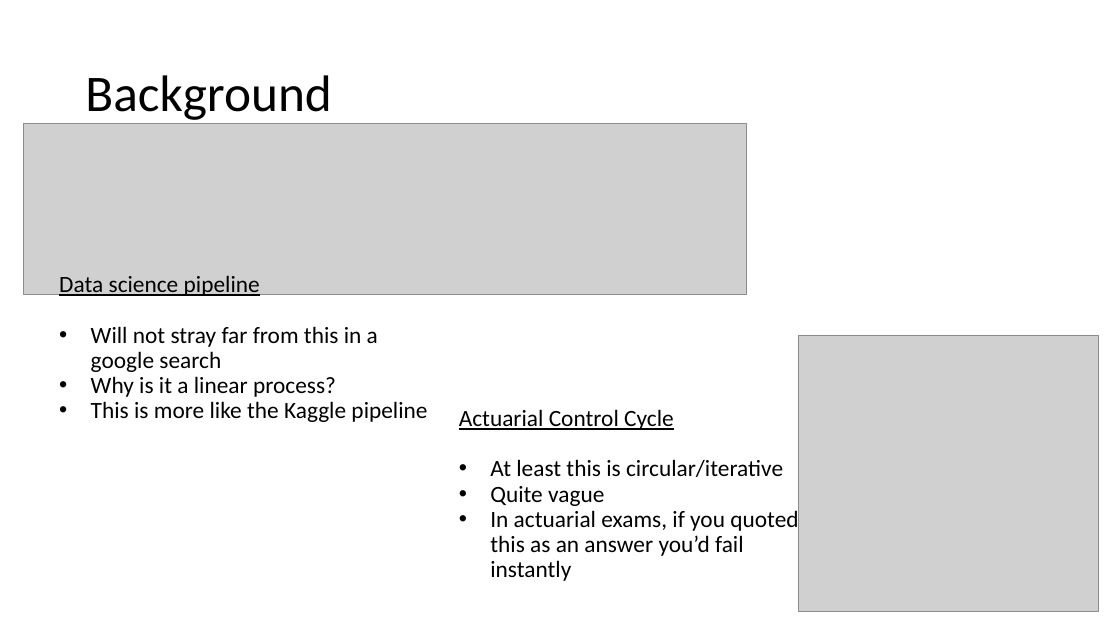
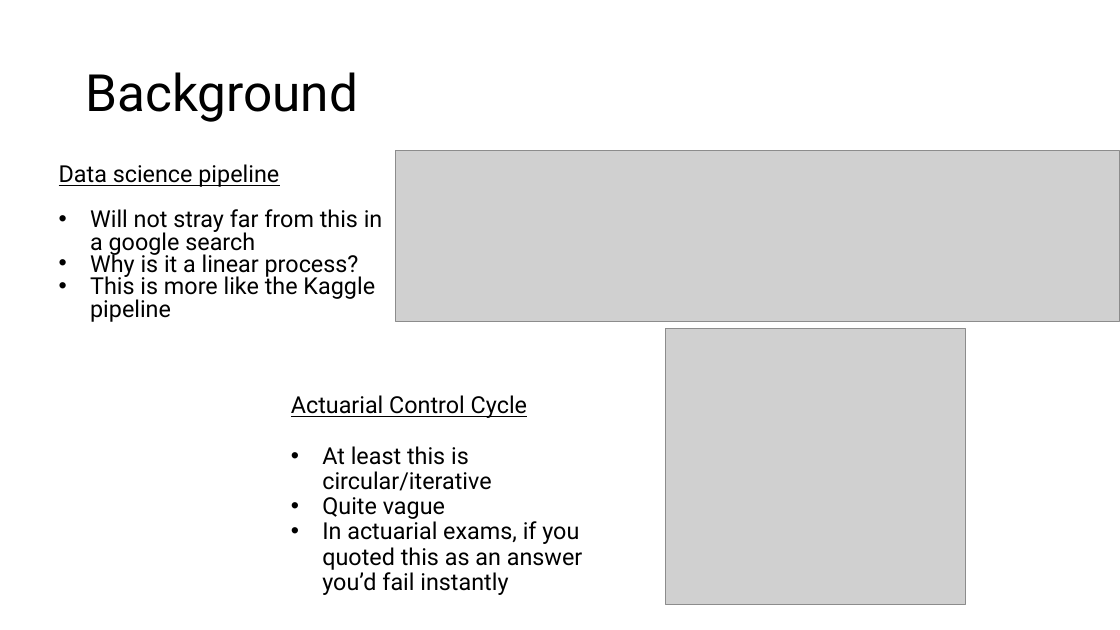
Before and after one commit to jtsw1990/datascience-eda-prezo, a slide deck: slide 3 of Problem Formulation & EDA.pptx. Drawn at 1120x630 pixels with LibreOffice and Linux fonts; fonts in the diff are those of the drawing; grey boxes stand for pictures. Boxes give left, top, right and bottom in pixels: in the first picture for what was removed or moved away, otherwise in the second. Text is boxed around its words. In the diff, an @@ line names an element or a change of style, - is before the commit and + after.

```diff
--- a/Problem Formulation & EDA.pptx
+++ b/Problem Formulation & EDA.pptx
@@ title "Background" at <box>85,72,358,122</box>: font Calibri to Roboto @@
@@ text "Data science pipeline": place and size @@
-text "Data science pipeline" at <box>59,275,427,422</box>
+text "Data science pipeline" at <box>59,164,383,322</box>
@@ text "Data science pipeline" at <box>59,164,383,322</box>: font Calibri to Roboto; line spacing 0.9 to 0.8 @@
@@ picture: place and size @@
-picture at <box>24,124,747,294</box>
+picture at <box>396,151,1119,322</box>
@@ picture: place and size @@
-picture at <box>798,335,1098,611</box>
+picture at <box>665,329,965,604</box>
@@ text "Actuarial Control Cycle" at <box>291,395,583,595</box>: font Calibri to Roboto @@
@@ text "Actuarial Control Cycle": place and size @@
-text "Actuarial Control Cycle" at <box>459,409,798,581</box>
+text "Actuarial Control Cycle" at <box>291,395,583,595</box>
```
Also in this commit, not shown: 9 other slides changed, 6 slides added, 1 slide removed, 1 other file.
